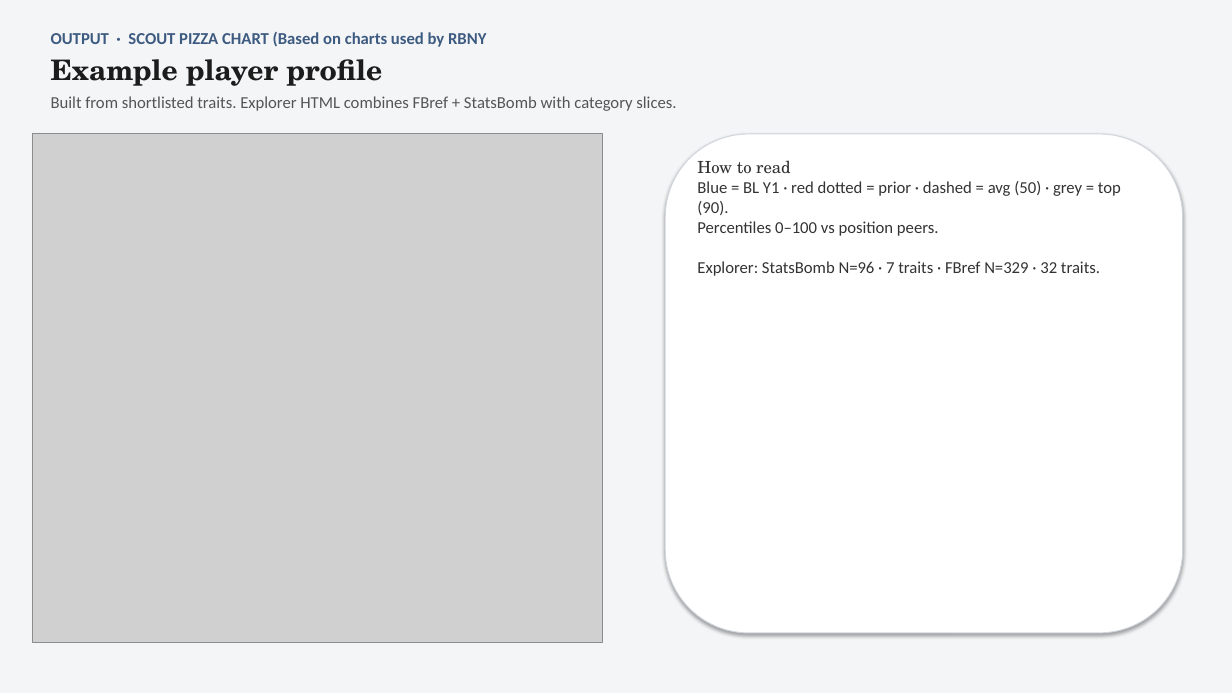
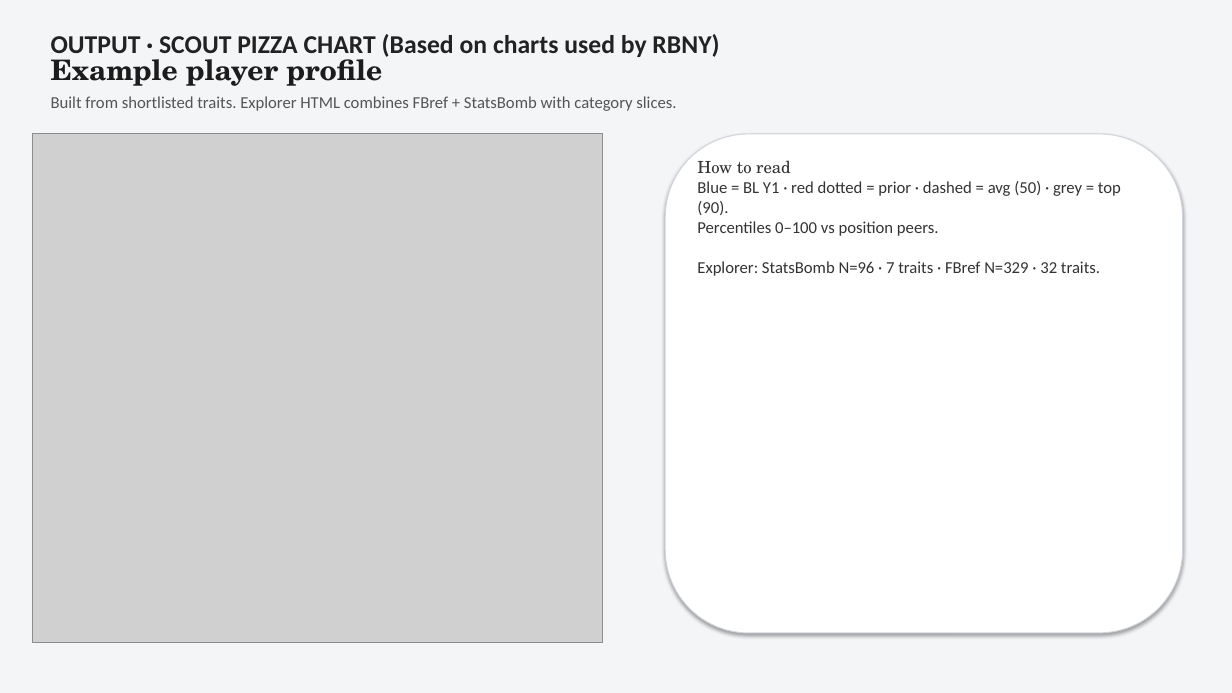
Before and after one commit to colbymorris08/bundesliga-transfer-traits, a slide deck: slide 10 of bundesliga_transfer_traits.pptx. Drawn at 1232x693 pixels with LibreOffice and Linux fonts; fonts in the diff are those of the drawing; grey boxes stand for pictures. Boxes give left, top, right and bottom in pixels: in the first picture for what was removed or moved away, otherwise in the second. Text is boxed around its words. In the diff, an @@ line names an element or a change of style, - is before the commit and + after.

```diff
--- a/bundesliga_transfer_traits.pptx
+++ b/bundesliga_transfer_traits.pptx
@@ text at <box>51,34,719,57</box>: text changed; size 13 to 20 pt; text colour #3D5A80 to #222222 @@
-OUTPUT · SCOUT PIZZA CHART (Based on charts used by RBNY
+OUTPUT · SCOUT PIZZA CHART (Based on charts used by RBNY)
```
Also in this commit, not shown: 11 other slides changed.
